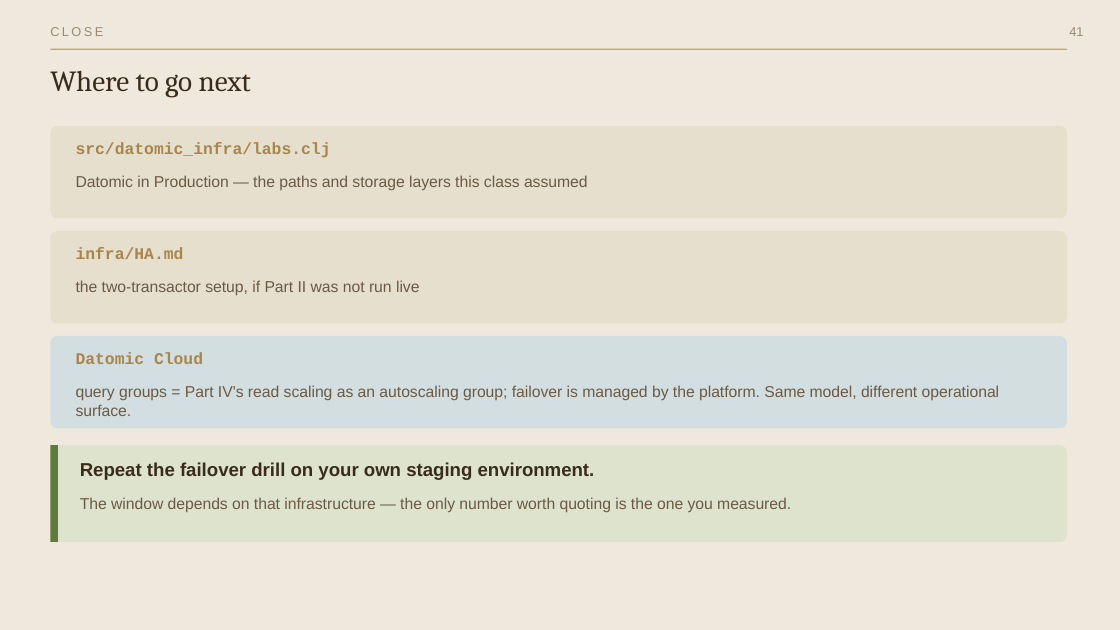
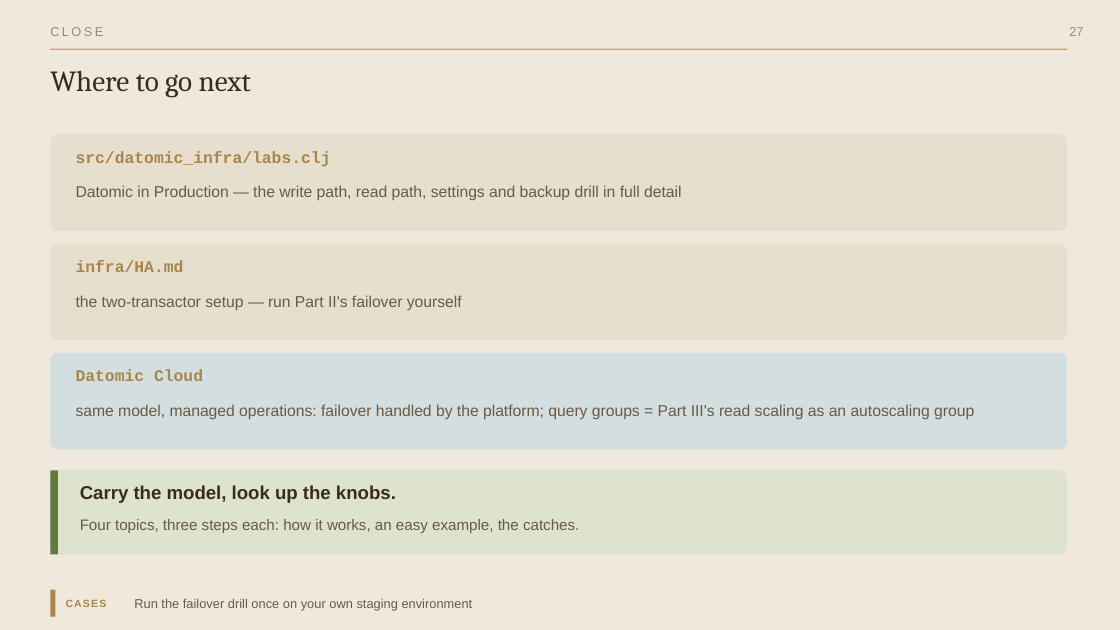
Before and after one commit to 4coders-com-br/datomic-model, a slide deck: slide 27 of datomic-at-scale.pptx (slide 41 before the commit). Drawn at 1120x630 pixels with LibreOffice and Linux fonts; fonts in the diff are those of the drawing. Boxes give left, top, right and bottom in pixels: in the first picture for what was removed or moved away, otherwise in the second. Text is boxed around its words. In the diff, an @@ line names an element or a change of style, - is before the commit and + after.

Commit message:
Simplify Datomic at Scale into a slides-only class
- 27-slide deck (was 42): four topics — reads, writes, parallelism,
  caches — each as basics -> one easy example -> the main catches;
  pptx regenerated from the reworked deck.js, markdown deck to match.
- Preclass brief: nothing to install or run; assumes only the
  Production class vocabulary.
- Drop the REPL labs (src/datomic_ops/labs.clj) — the class no longer
  has hands-on labs; infra/HA files stay as optional extras.
- README: class blurb and file list updated to match.

```diff
--- a/datomic-at-scale.pptx
+++ b/datomic-at-scale.pptx
@@ text at <box>1069,27,1083,36</box>: text changed @@
-41
+27
@@ rounded rectangle: place and size @@
-rounded rectangle at <box>50,126,1067,218</box>
+rounded rectangle at <box>50,134,1067,231</box>
@@ text "src/datomic_infra/labs.clj": place and size @@
-text "src/datomic_infra/labs.clj" at <box>76,142,331,158</box>
+text "src/datomic_infra/labs.clj" at <box>76,151,331,167</box>
@@ text at <box>76,185,681,200</box>: text changed @@
-Datomic in Production — the paths and storage layers this class assumed
+Datomic in Production — the write path, read path, settings and backup drill in full detail
@@ rounded rectangle: place and size @@
-rounded rectangle at <box>50,231,1067,323</box>
+rounded rectangle at <box>50,244,1067,340</box>
@@ text "infra/HA.md": place and size @@
-text "infra/HA.md" at <box>76,247,184,259</box>
+text "infra/HA.md" at <box>76,260,184,272</box>
@@ text at <box>76,295,462,310</box>: text changed @@
-the two-transactor setup, if Part II was not run live
+the two-transactor setup — run Part II's failover yourself
@@ rounded rectangle: place and size @@
-rounded rectangle at <box>50,336,1067,429</box>
+rounded rectangle at <box>50,353,1067,450</box>
@@ text "Datomic Cloud": place and size @@
-text "Datomic Cloud" at <box>76,352,203,364</box>
+text "Datomic Cloud" at <box>76,369,203,381</box>
@@ text at <box>76,404,974,420</box>: text changed @@
-query groups = Part IV's read scaling as an autoscaling group; failover is managed by the platform. Same model, different operational surface.
+same model, managed operations: failover handled by the platform; query groups = Part III's read scaling as an autoscaling group
@@ proportions changed in 4 elements at <box>50,134,1067,231</box>, <box>50,244,1067,340</box>, <box>50,353,1067,450</box>, <box>50,471,1067,555</box> @@
@@ rounded rectangle: place and size @@
-rounded rectangle at <box>50,445,1067,542</box>
+rounded rectangle at <box>50,471,1067,555</box>
@@ rectangle: place and size @@
-rectangle at <box>50,445,58,542</box>
+rectangle at <box>50,471,58,555</box>
@@ text at <box>80,485,396,503</box>: text changed @@
-Repeat the failover drill on your own staging environment.
+Carry the model, look up the knobs.
@@ text at <box>80,519,579,533</box>: text changed; size 13.5 to 13 pt @@
-The window depends on that infrastructure — the only number worth quoting is the one you measured.
+Four topics, three steps each: how it works, an easy example, the catches.
@@ rectangle added at <box>50,590,55,617</box>, fill #A8864A @@
@@ text added at <box>66,599,107,607</box>, 9 pt, text #A8864A, bold @@
+CASES
@@ text added at <box>134,598,473,611</box>, 11 pt, text #6B5A44 @@
+Run the failover drill once on your own staging environment
```
Also in this commit, not shown: 4 other slides changed, 22 slides added, 36 slides removed, 5 other files.
